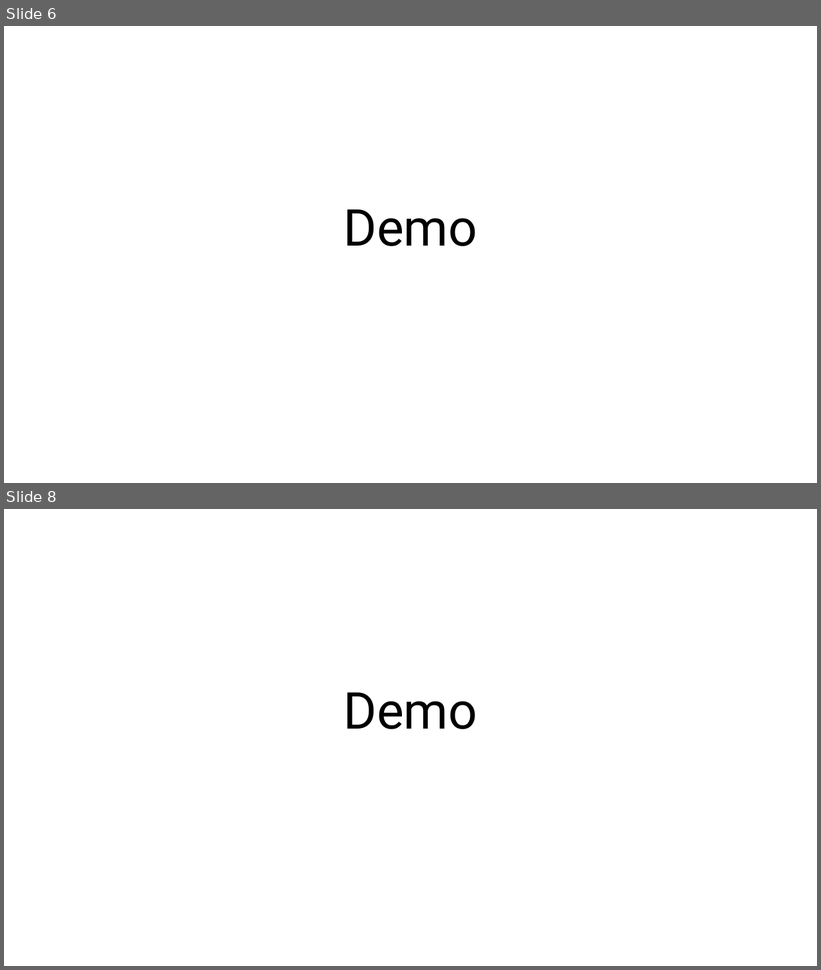
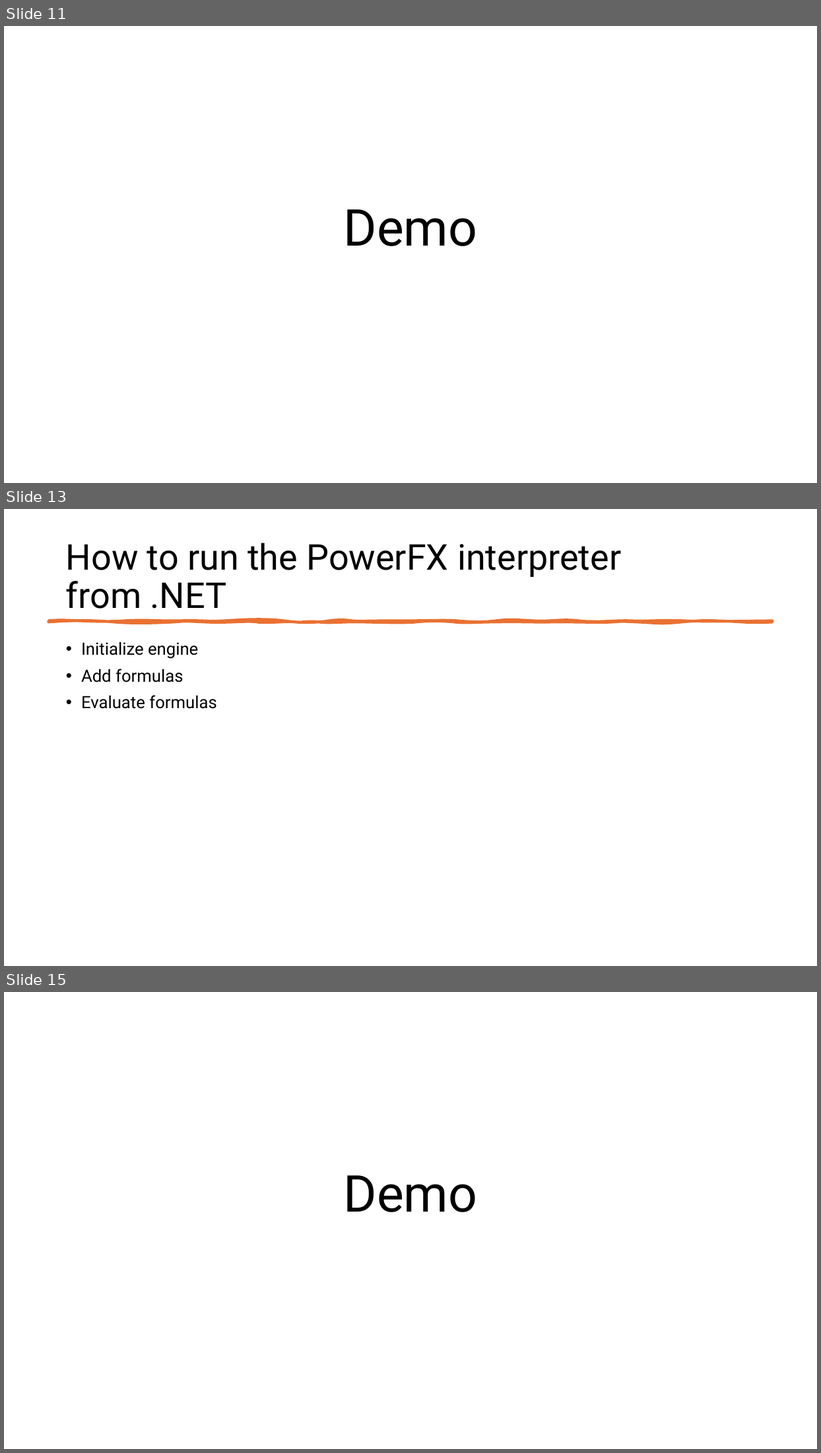
Before and after one commit to TheJuanitoLearnsShow/PuppyDataMapper, a slide deck: src-powerfx/slides/PowerFX embedding session.pptx. Shown one above the other, each under a label of ours: slides 6 and 8 before the commit, slides 11, 13 and 15 after it; the slides between them are not shown. The pictures are 821x970 and 821x1453 pixels, drawn with LibreOffice and Linux fonts; fonts in the diff are those of the drawing. Boxes give left, top, right and bottom in pixels: in the first picture for what was removed or moved away, otherwise in the second. Text is boxed around its words. In the diff, an @@ line names an element or a change of style, - is before the commit and + after.

```diff
--- a/src-powerfx/slides/PowerFX embedding session.pptx
+++ b/src-powerfx/slides/PowerFX embedding session.pptx
@@ slide 13 added at <box>4,509,817,966</box>, background #FFFFFF @@
@@ title added at <box>66,543,621,609</box>, 42 pt, text #000000 @@
+How to run the PowerFX interpreter from .NET
@@ freeform shape added at <box>48,621,773,622</box>, fill #E97132, outline #E97132 3.25 pt @@
@@ text added at <box>81,642,217,709</box>, 20 pt, text #000000 @@
+• Initialize engine
+• Add formulas
+• Evaluate formulas
@@ what was slide 6 is now slide 11 @@
@@ what was slide 8 is now slide 15 @@
```
Also in this commit, not shown: 3 slides changed, 6 other slides added.
